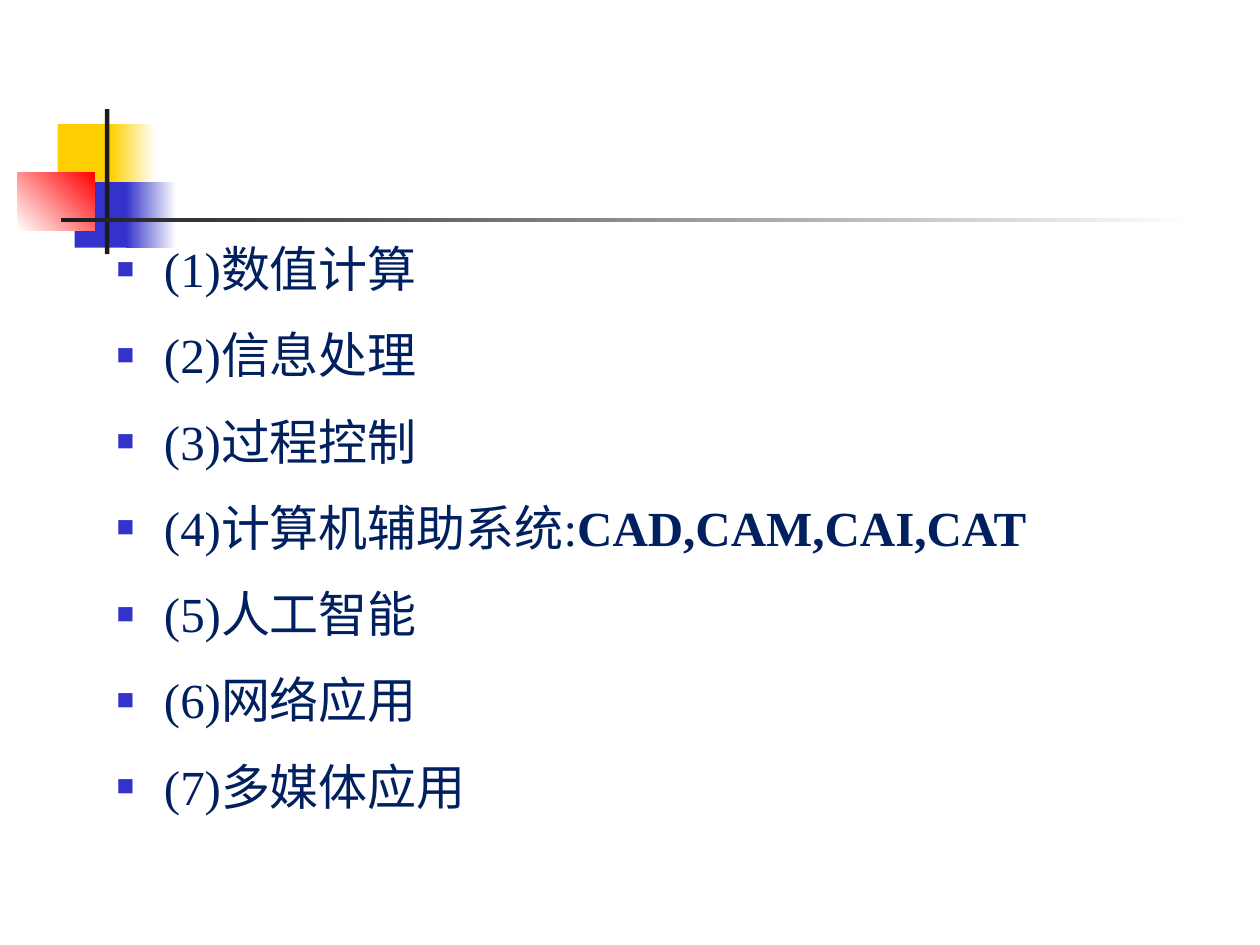
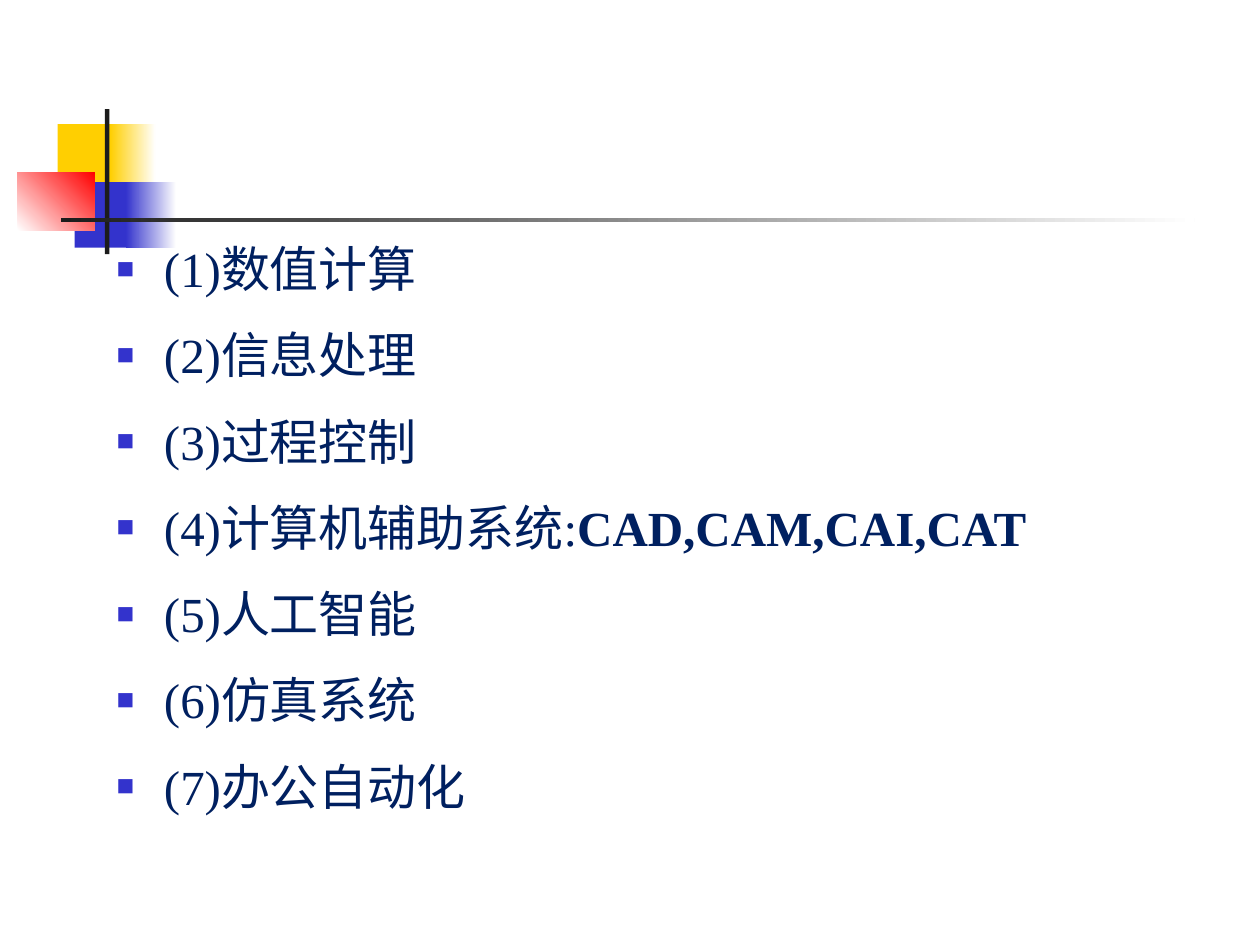
Before and after one commit to sans123wx/class, a slide deck: slide 29 of 计算机应用基础/第1章计算机基础/第1.1章 计算机概述.pptx (slide 30 before the commit). Drawn at 1260x945 pixels with LibreOffice and Linux fonts; fonts in the diff are those of the drawing. Boxes give left, top, right and bottom in pixels: in the first picture for what was removed or moved away, otherwise in the second. Text is boxed around its words. In the diff, an @@ line names an element or a change of style, - is before the commit and + after.

Commit message:
9.28

```diff
--- a/计算机应用基础/第1章计算机基础/第1.1章 计算机概述.pptx
+++ b/计算机应用基础/第1章计算机基础/第1.1章 计算机概述.pptx
@@ text at [164,680,466,814]: text changed @@
-■ (6)网络应用
-■ (7)多媒体应用
+■ (6)仿真系统
+■ (7)办公自动化
```
Also in this commit, not shown: 90 other slides changed, 1 slide removed.
